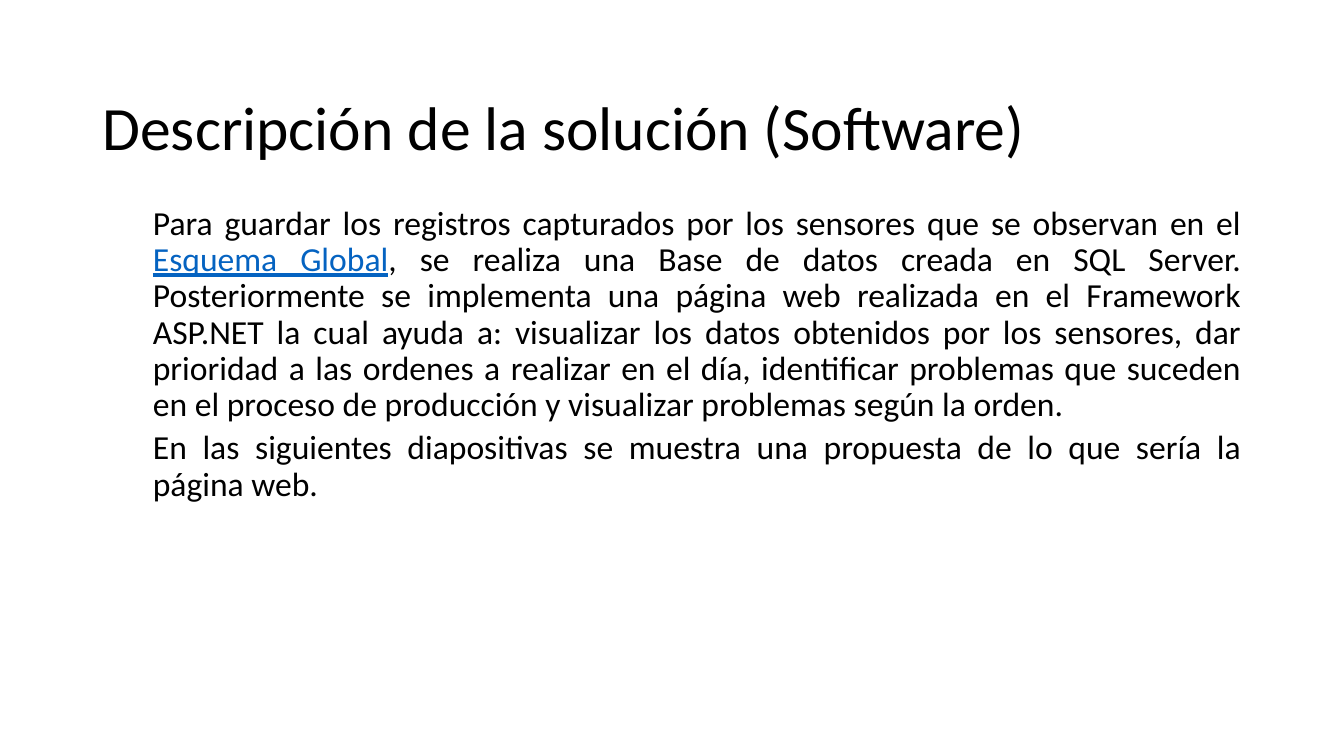
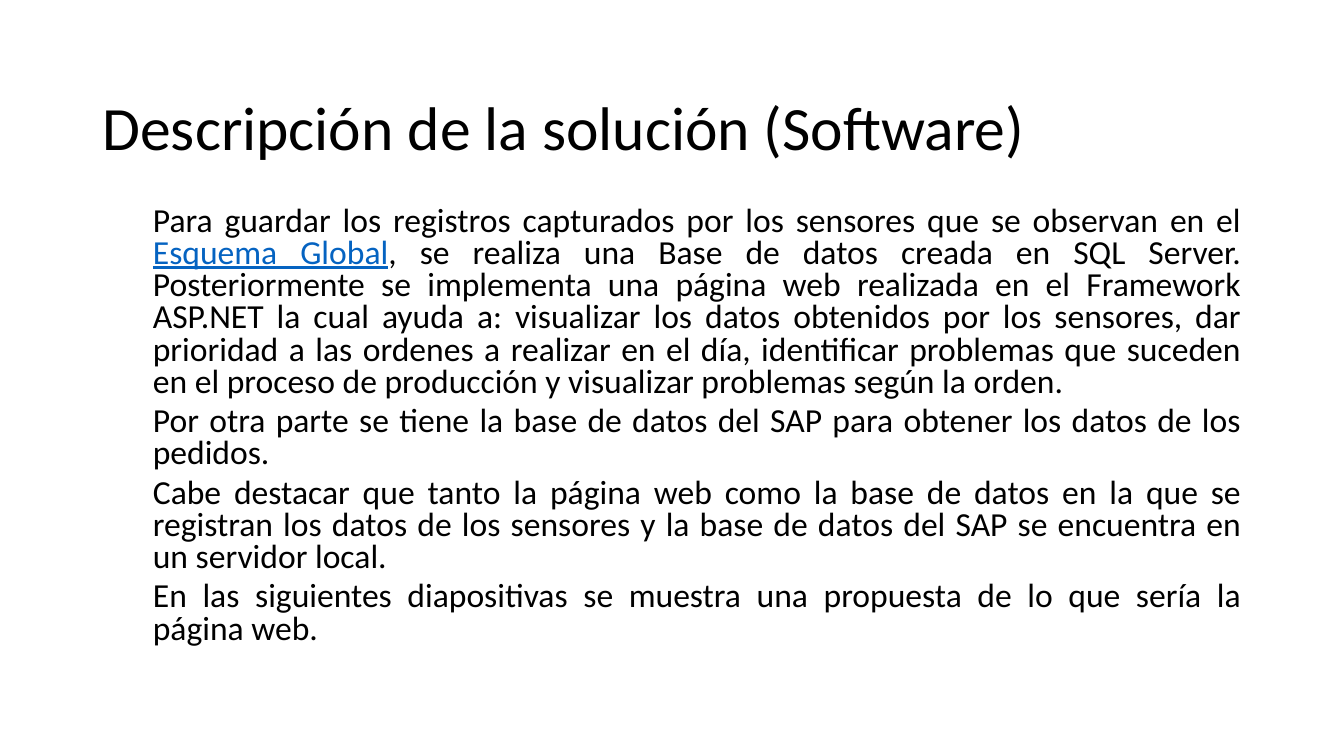
Before and after one commit to YorchXD/Proyecto_ViaWine, a slide deck: slide 3 of Propuesta_solucion_automatizacion.pptx. Drawn at 1344x756 pixels with LibreOffice and Linux fonts; fonts in the diff are those of the drawing; background and template pictures are left out. Boxes give left, top, right and bottom in pixels: in the first picture for what was removed or moved away, otherwise in the second. Text is boxed around its words. In the diff, an @@ line names an element or a change of style, - is before the commit and + after.

Commit message:
Actualización de la descripción del software

```diff
--- a/Propuesta_solucion_automatizacion.pptx
+++ b/Propuesta_solucion_automatizacion.pptx
@@ text at <box>153,208,1241,646</box>: line spacing 0.9 to 0.8 @@
@@ text at <box>153,408,1241,569</box>: paragraphs added @@
+  Por otra parte se tiene la base de datos del SAP para obtener los datos de los pedidos.
+  Cabe destacar que tanto la página web como la base de datos en la que se registran los datos de los sensores y la base de datos del SAP se encuentra en un servidor local.
```
